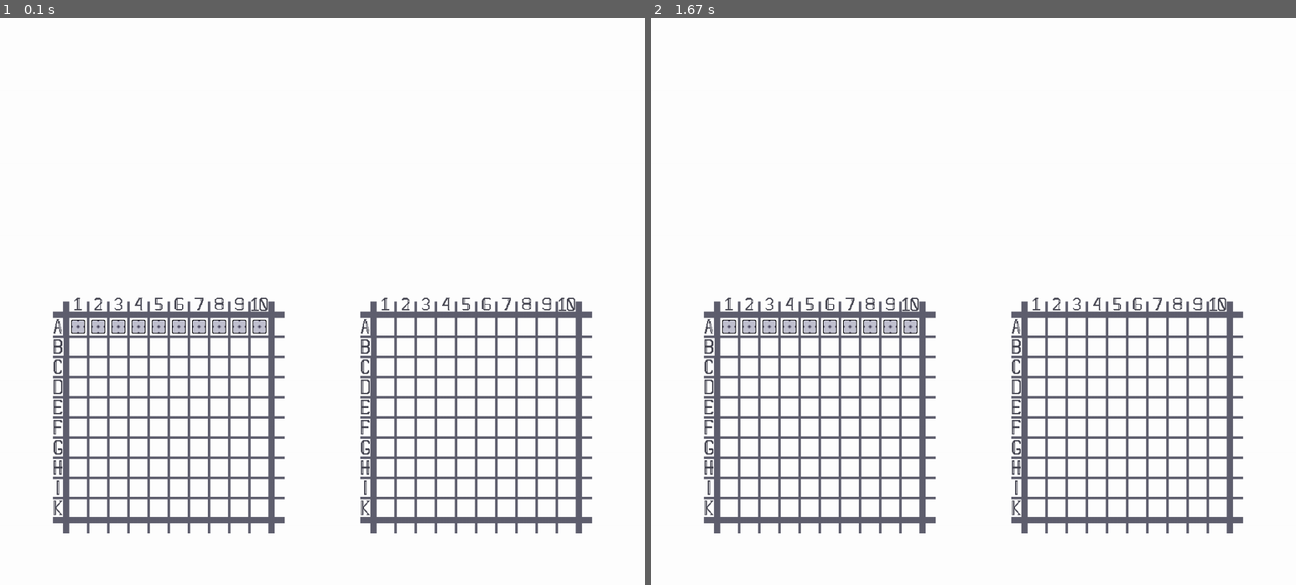
Above: before the commit, frames 1-2 (left to right).
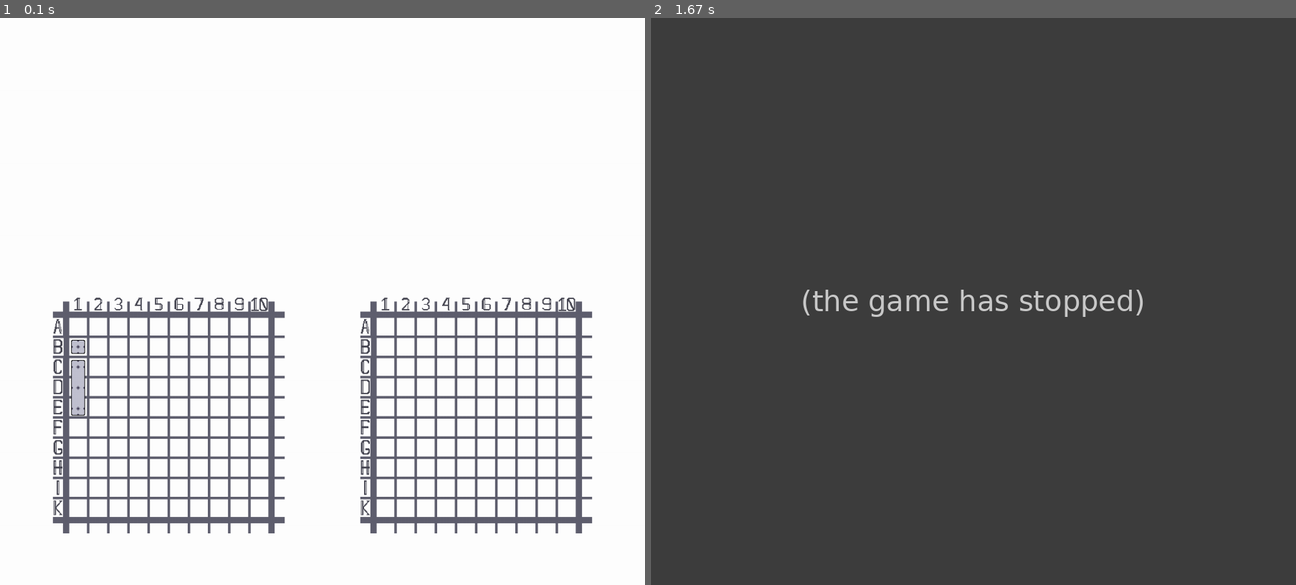
Above: after the commit, the same moments.

Repository: Alan-Bobrov/Battleship-with-pygame
Game: pygame game, started from game.py
The game is run twice, just before and just after one commit, with the same random seed, the same clock (stepped at 60 frames per second) and the same inputs.
Inputs (mouse positions are in pixels of both pictures, inside the frame that each line leads up to):
- Up to frame 1 (0.1 s): no input
- Up to frame 2 (1.67 s): click (844, 324) at 0.38 s

The runs differ from the first frame. In frame 1, 0.8% of the frame differs, in the area x 11-42%, y 53-71%; in frame 2, 100%, in the area x 0-100%, y 0-100%.
Error after the commit: NameError: name 'fire_pg' is not defined (game.py line 47); the game stopped at 0.38 s (later frames are placeholders)

Commit message:
Update game.py

Diff:
--- a/game.py
+++ b/game.py
@@ -1,16 +1,20 @@
 import pygame as pg
 from classes import *
+from functions import *
 
 pg.init()
 
 x_coords = []
 y_coords = []
+# our field: - 366
+# enemy field: + 122
+
 
 for i in range(10):
     first_num = 476 + 32 * i
     second_num = first_num + 28
     y_coords.append((first_num, second_num))
-    x_coords.append((first_num - 366, second_num))
+    x_coords.append((first_num - 366, second_num - 366))
 
 screen = pg.display.set_mode((1024, 900))
 screen.fill((255, 255, 255))
@@ -26,18 +30,11 @@
 # screen.blit(SkipImg, (142, 476))
 # screen.blit(HitImg, (110, 476))
 
-# screen.blit(OneDeckShipImg, (110, 508))
+screen.blit(OneDeckShipImg, (110, 508))
 
-# screen.blit(ShipStartImg, (110, 604))
-# screen.blit(ShipContinueImg, (110, 570))
-# screen.blit(ShipEndImg, (110, 540))
-
-
-# screen.blit(HitImg, (110, 508))
-
-for i in y_coords:
-    for j in x_coords:
-        screen.blit(OneDeckShipImg, (j[0], 476))
+screen.blit(ShipStartImg, (110, 604))
+screen.blit(ShipContinueImg, (110, 570))
+screen.blit(ShipEndImg, (110, 540))
 
 is_game = True
 while is_game:
@@ -46,10 +43,7 @@
             is_game = False
 
         elif event.type == pg.MOUSEBUTTONDOWN:
-            x, y = pg.mouse.get_pos()
-            for iy in range(10):
-                for jx in range(10):
-                    if (x_coords[jx][0] <= x <= x_coords[jx][1]) and (y_coords[iy][0] <= y <= y_coords[iy][1]):
-                        screen.blit(OneDeckShipImg, (x_coords[jx][0], y_coords[iy][0]))
+            x, y = pg.mouse.get_pos() # 467, 560
+            fire_pg(screen, x, y, x_coords, y_coords, SkipImg)
 
     pg.display.flip()
